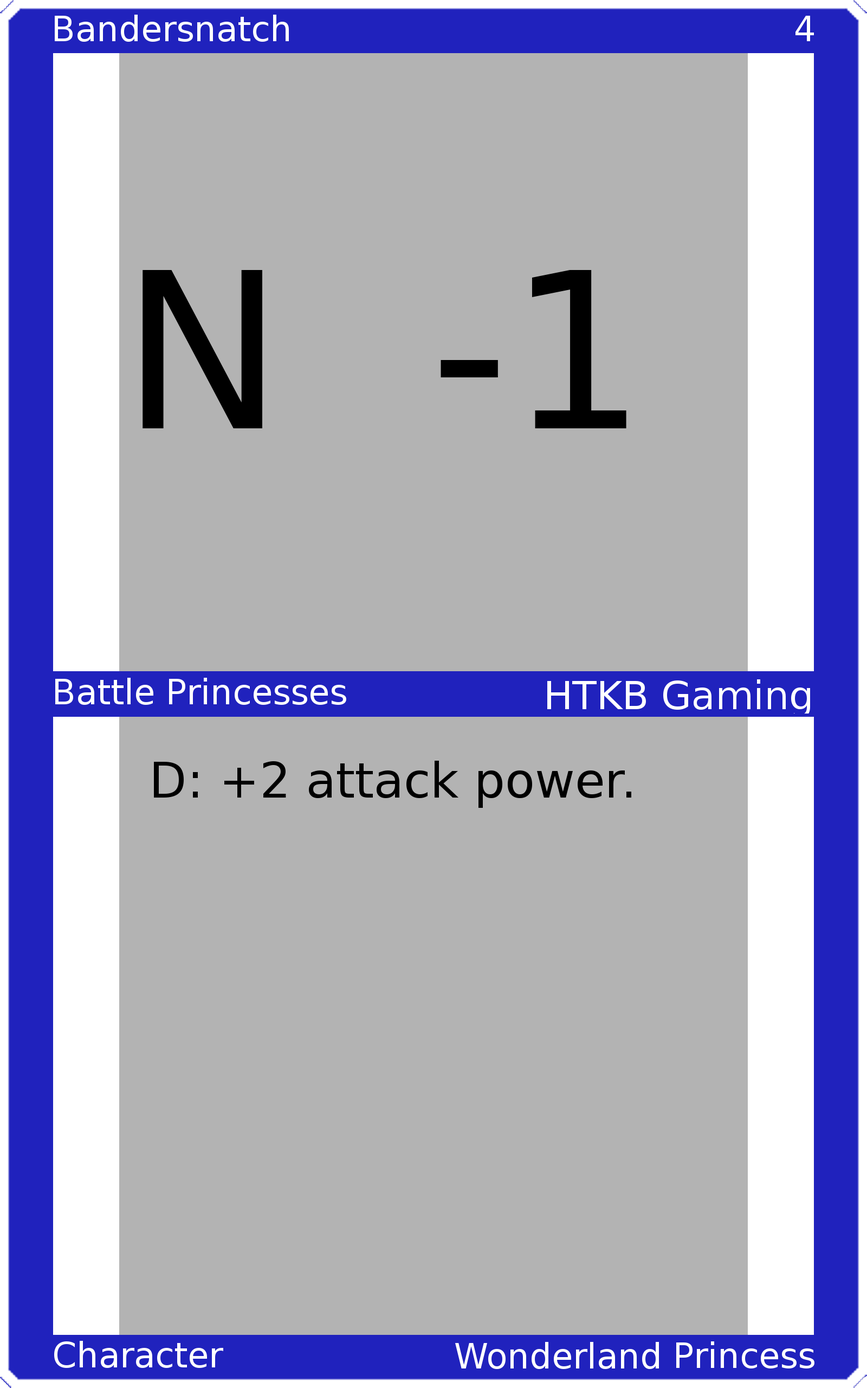
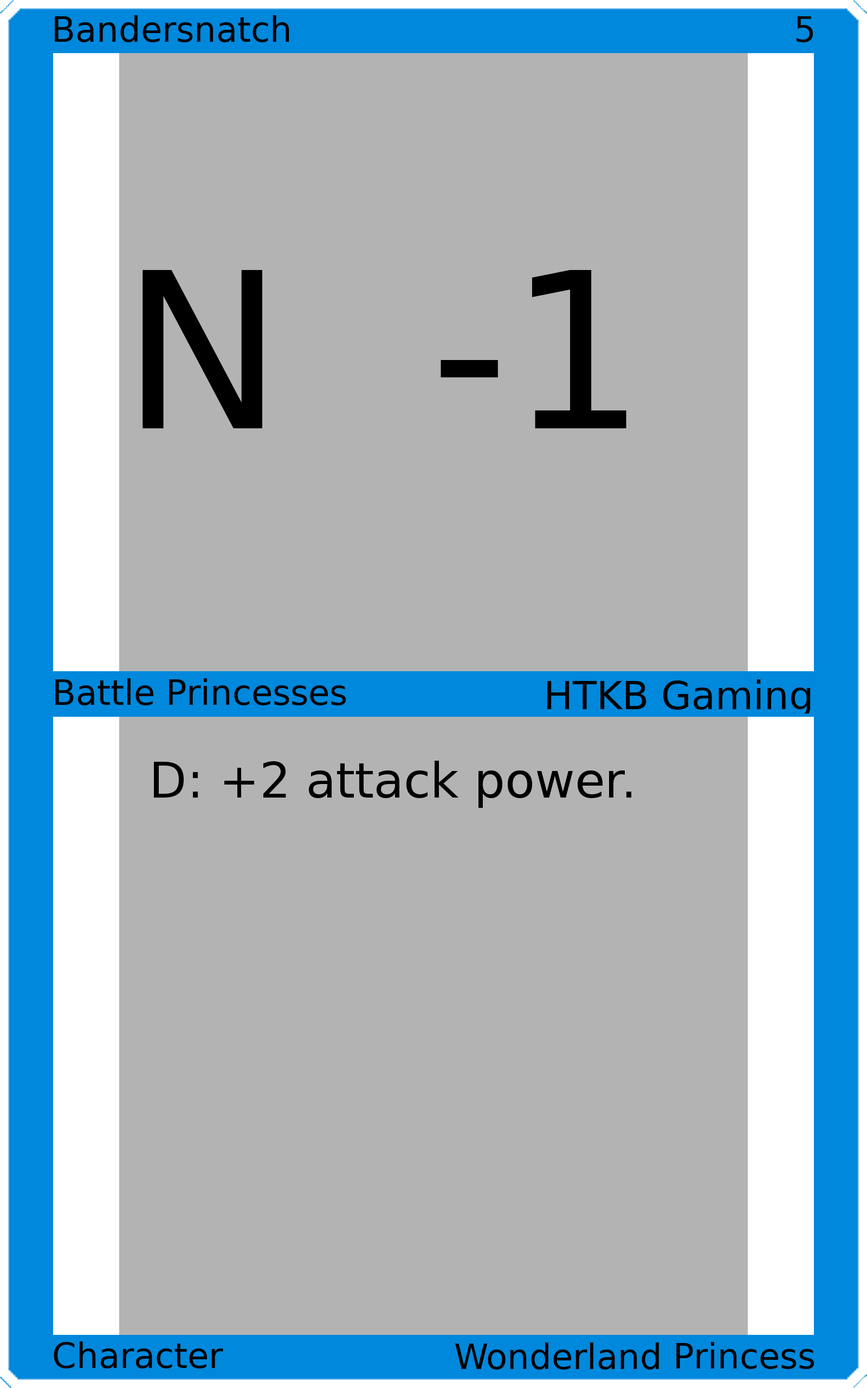
Layered file, before and after one edit (867x1388). Changes by layer:
painted on "Upper Left" over [54, 14, 290, 43]
painted on "Upper Right" over [795, 15, 815, 43]
painted on "Mid Left" over [55, 677, 347, 706]
painted on "Mid Right" over [547, 679, 811, 714]
painted on "Bottom Left" over [53, 1340, 224, 1369]
painted on "Bottom Right" over [455, 1340, 815, 1370]
painted on "Border" over [0, 0, 867, 1388]
